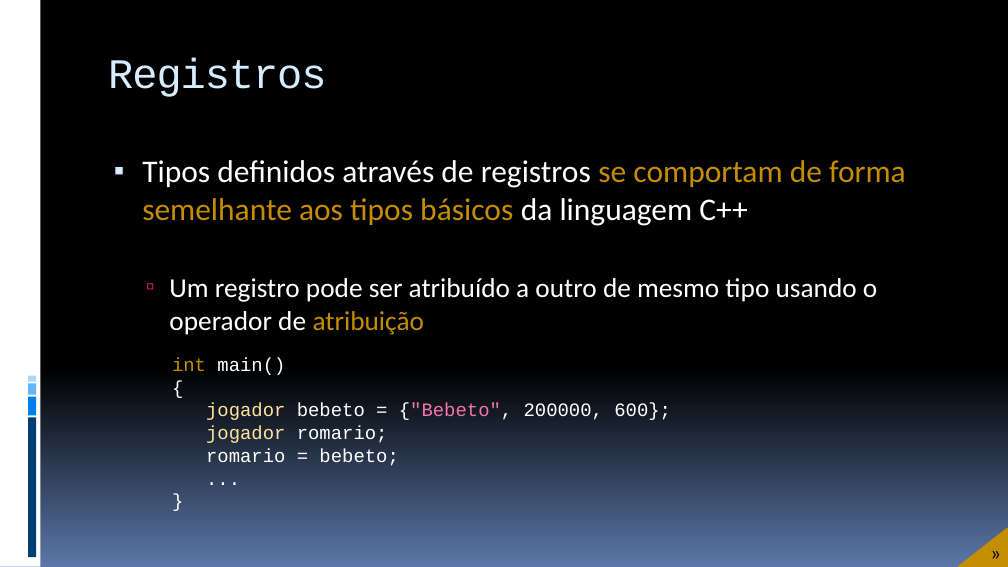
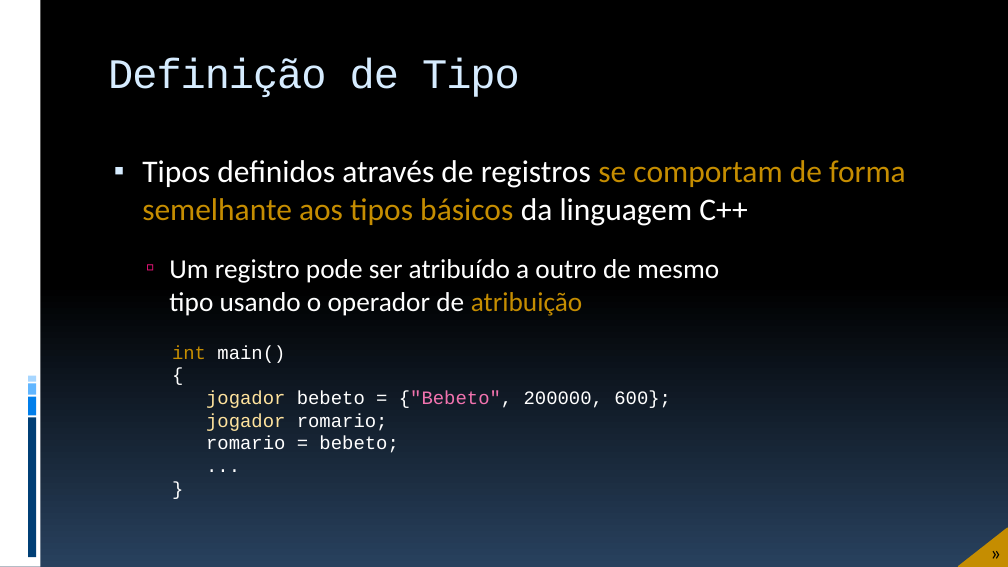
Before and after one commit to JudsonSS/ProgComp, a slide deck: slide 16 of Slides/12. Registros.pptx. Drawn at 1008x567 pixels with LibreOffice and Linux fonts; fonts in the diff are those of the drawing. Boxes give left, top, right and bottom in pixels: in the first picture for what was removed or moved away, otherwise in the second. Text is boxed around its words. In the diff, an @@ line names an element or a change of style, - is before the commit and + after.

```diff
--- a/Slides/12. Registros.pptx
+++ b/Slides/12. Registros.pptx
@@ background gradient #000000 to #5B77A8 to gradient #000000 to #28415E @@
@@ title at <box>108,57,520,97</box>: text changed @@
-Registros
+Definição de Tipo
@@ text "int main()": place and size @@
-text "int main()" at <box>172,358,671,466</box>
+text "int main()" at <box>172,345,671,453</box>
```
Also in this commit, not shown: 20 other slides changed, 1 slide added, 3 other files.
